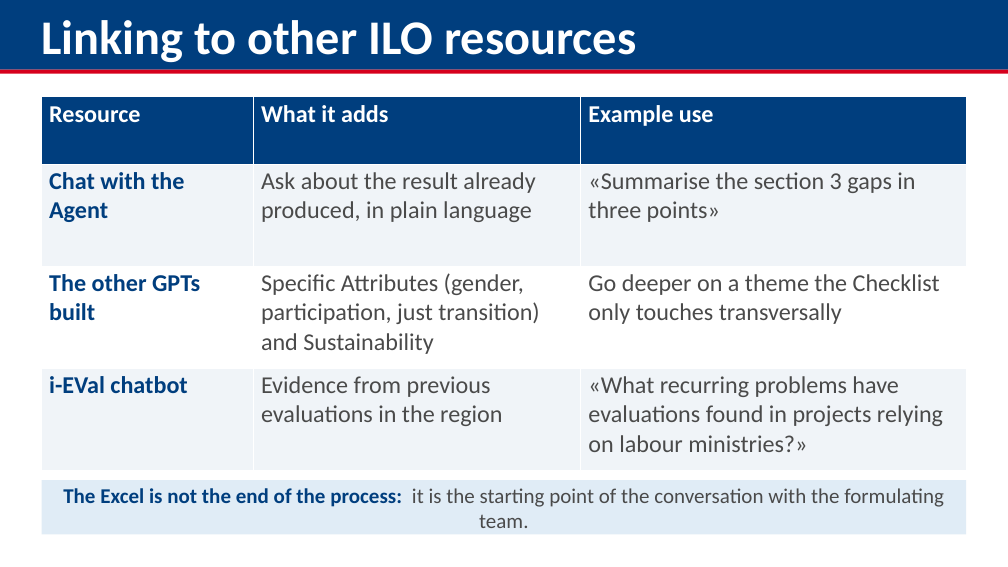
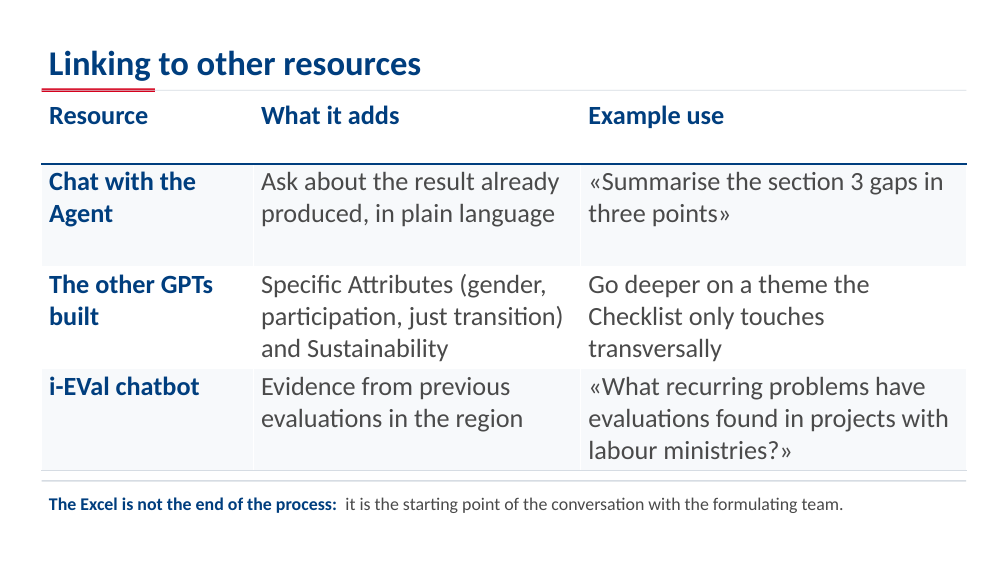
Before and after one commit to aevpsnow6-oss/deploy, a slide deck: slide 31 of presentation/capacitacion_appraisal/ILO_Appraisal_GPT_Training_Ahmed_EN.pptx (slide 26 before the commit). Drawn at 1008x567 pixels with LibreOffice and Linux fonts; fonts in the diff are those of the drawing. Boxes give left, top, right and bottom in pixels: in the first picture for what was removed or moved away, otherwise in the second. Text is boxed around its words. In the diff, an @@ line names an element or a change of style, - is before the commit and + after.

```diff
--- a/presentation/capacitacion_appraisal/ILO_Appraisal_GPT_Training_Ahmed_EN.pptx
+++ b/presentation/capacitacion_appraisal/ILO_Appraisal_GPT_Training_Ahmed_EN.pptx
@@ rectangle removed at <box>0,0,1008,70</box> @@
@@ text at <box>49,50,421,81</box>: text changed; size 46 to 33 pt; text colour #FFFFFF to #003E7E @@
-Linking to other ILO resources
+Linking to other resources
@@ rectangle added at <box>42,88,155,91</box>, fill #D6001C @@
@@ table at <box>42,97,966,470</box> @@
-row 4, column 3: «What recurring problems have evaluations found in projects relying on labour ministries?»
+row 4, column 3: «What recurring problems have evaluations found in projects with labour ministries?»
@@ fill #003E7E to #FFFFFF in row 1 @@
@@ fill #F0F4F8 to #F7F9FB in 6 cells @@
@@ size 23 to 25 pt in "Resource", "What it adds", "Example use", "Chat with the Agent" and 7 more places @@
@@ text colour #FFFFFF to #003E7E in "Resource", "What it adds", "Example use" @@
@@ borders changed @@
@@ rectangle: place and size @@
-rectangle at <box>0,70,1008,74</box>
+rectangle at <box>42,90,966,91</box>
@@ rectangle at <box>42,90,966,91</box>: fill #D6001C to #D6DCE3 @@
@@ text "The Excel is not the ...": place and size @@
-text "The Excel is not the ..." at <box>42,480,966,535</box>
+text "The Excel is not the ..." at <box>49,497,844,513</box>
@@ text "The Excel is not the ..." at <box>49,497,844,513</box>: size 20 to 17 pt; alignment centre to left; vertical alignment middle to top; fill #E0ECF6 to none @@
@@ rectangle added at <box>42,480,966,482</box>, fill #D6DCE3 @@
```
Also in this commit, not shown: 26 other slides changed, 6 slides added, 5 other files.
